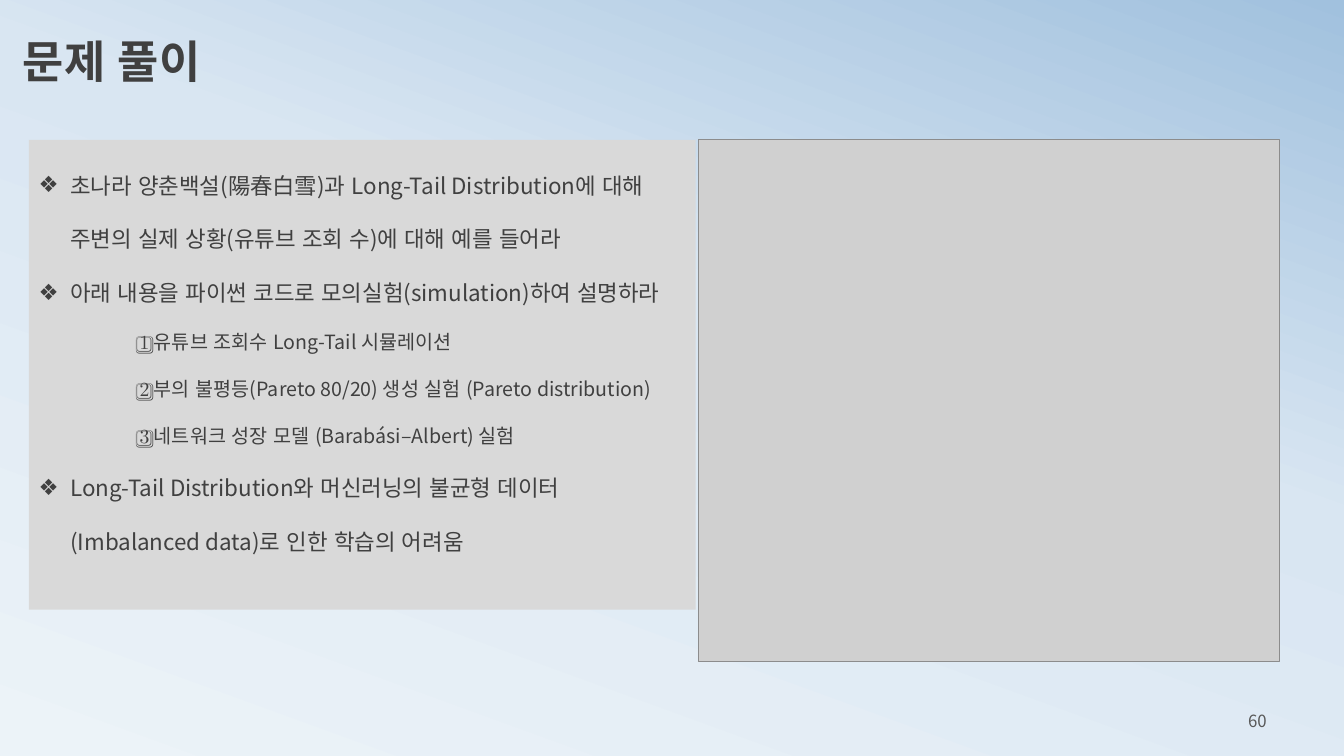
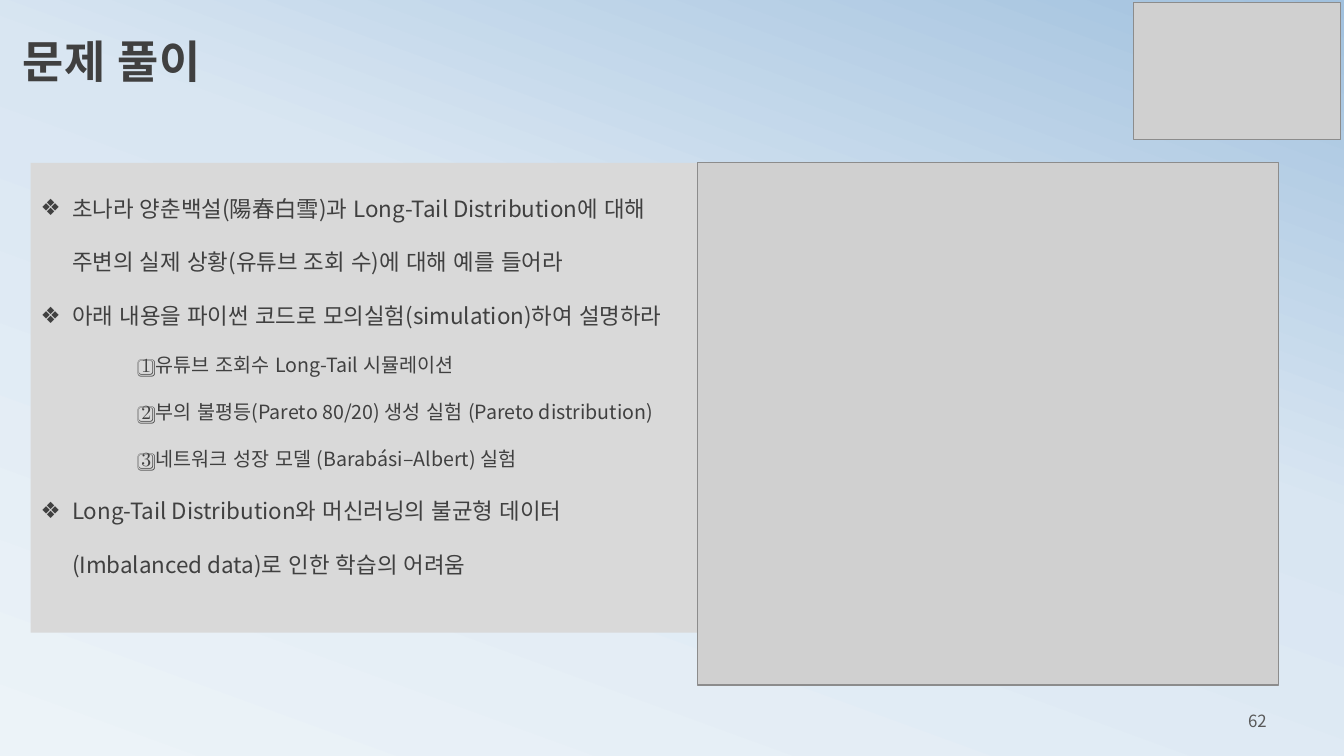
Before and after one commit to ancestor9/mathematics-for-machine-learning, a slide deck: slide 62 of 3_probability theory for machine learning.pptx (slide 60 before the commit). Drawn at 1344x756 pixels with LibreOffice and Linux fonts; fonts in the diff are those of the drawing; grey boxes stand for pictures. Boxes give left, top, right and bottom in pixels: in the first picture for what was removed or moved away, otherwise in the second. Text is boxed around its words. In the diff, an @@ line names an element or a change of style, - is before the commit and + after.

```diff
--- a/3_probability theory for machine learning.pptx
+++ b/3_probability theory for machine learning.pptx
@@ picture added at bbox=[1133, 3, 1340, 140] @@
@@ rectangle "초나라 양춘백설(陽春白雪)과 Long-Tail Distribution에 대해 ...": place and size @@
-rectangle "초나라 양춘백설(陽春白雪)과 Long-Tail Distribution에 대해 ..." at bbox=[29, 140, 696, 610]
+rectangle "초나라 양춘백설(陽春白雪)과 Long-Tail Distribution에 대해 ..." at bbox=[30, 163, 697, 633]
@@ picture: place and size @@
-picture at bbox=[698, 140, 1278, 662]
+picture at bbox=[698, 163, 1278, 686]
@@ page number at bbox=[1248, 714, 1267, 727]: text changed @@
-60
+62
```
Also in this commit, not shown: 28 other slides changed, 5 slides added, 3 slides removed.
